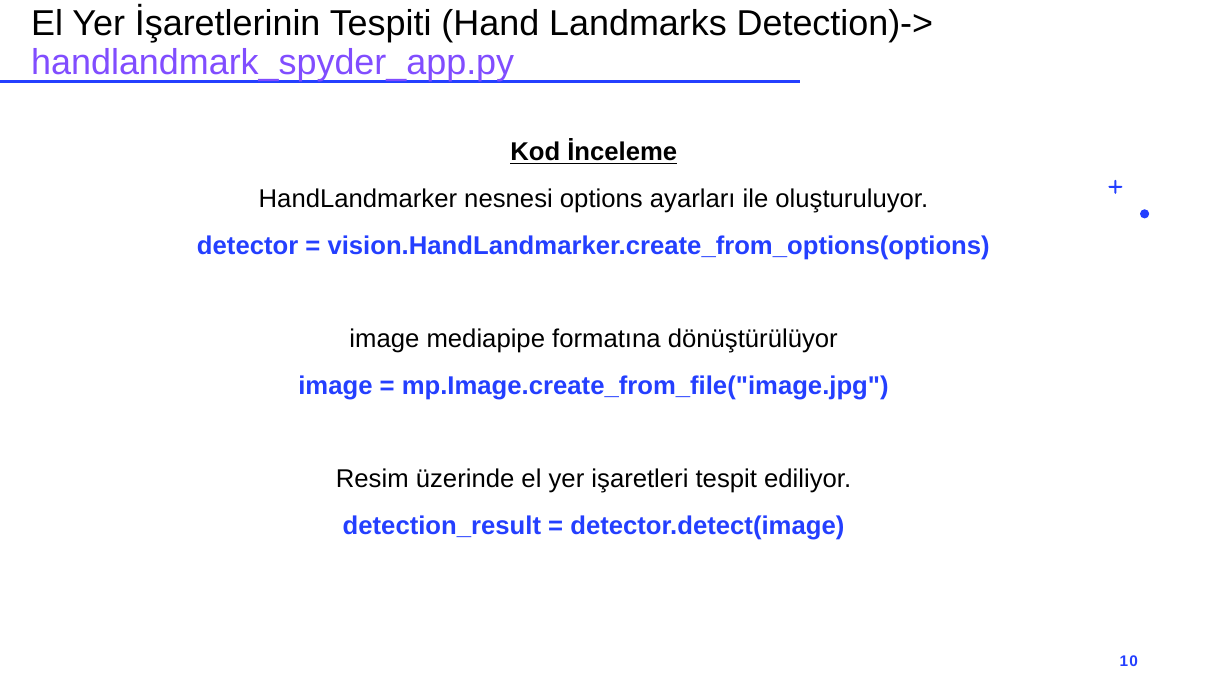
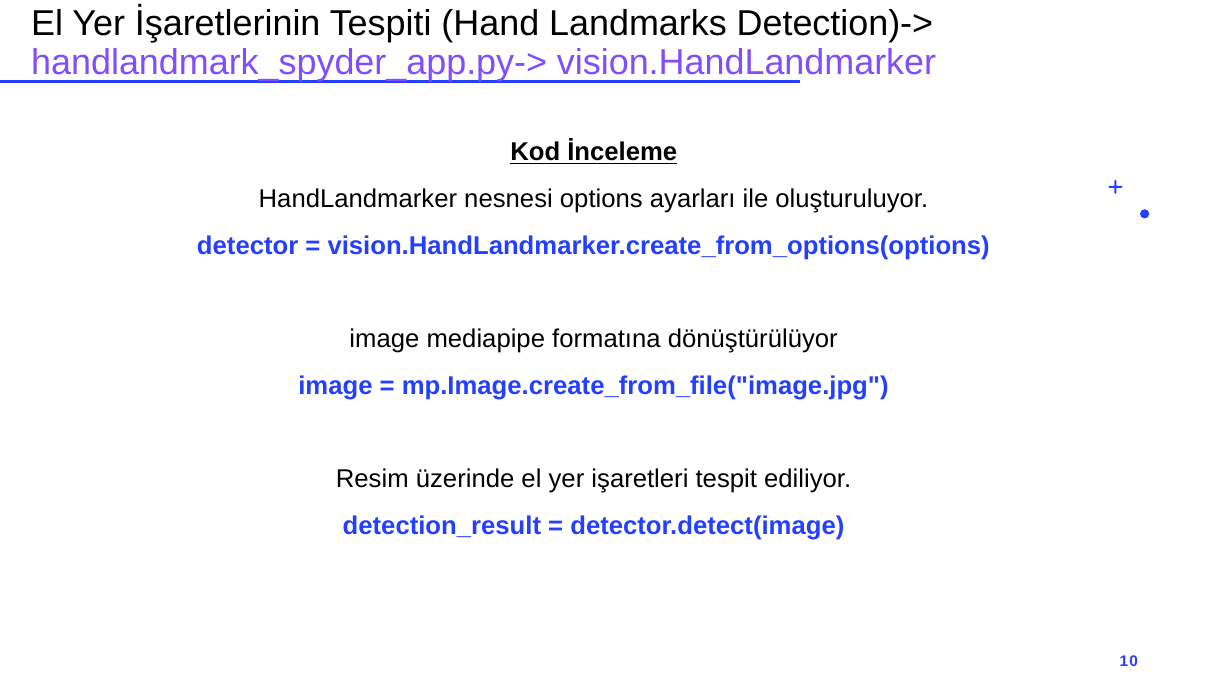
Before and after one commit to akaraci/DerinOgrenmeGercekZamanliSistemler, a slide deck: slide 10 of Sunumlar/Sunum-3.pptx. Drawn at 1232x693 pixels with LibreOffice and Linux fonts; fonts in the diff are those of the drawing. Boxes give left, top, right and bottom in pixels: in the first picture for what was removed or moved away, otherwise in the second. Text is boxed around its words. In the diff, an @@ line names an element or a change of style, - is before the commit and + after.

```diff
--- a/Sunumlar/Sunum-3.pptx
+++ b/Sunumlar/Sunum-3.pptx
@@ title at [31,9,936,81]: text changed @@
-El Yer İşaretlerinin Tespiti (Hand Landmarks Detection)-> handlandmark_spyder_app.py
+El Yer İşaretlerinin Tespiti (Hand Landmarks Detection)-> handlandmark_spyder_app.py-> vision.HandLandmarker
```
Also in this commit, not shown: 3 other slides changed, 11 slides added.
